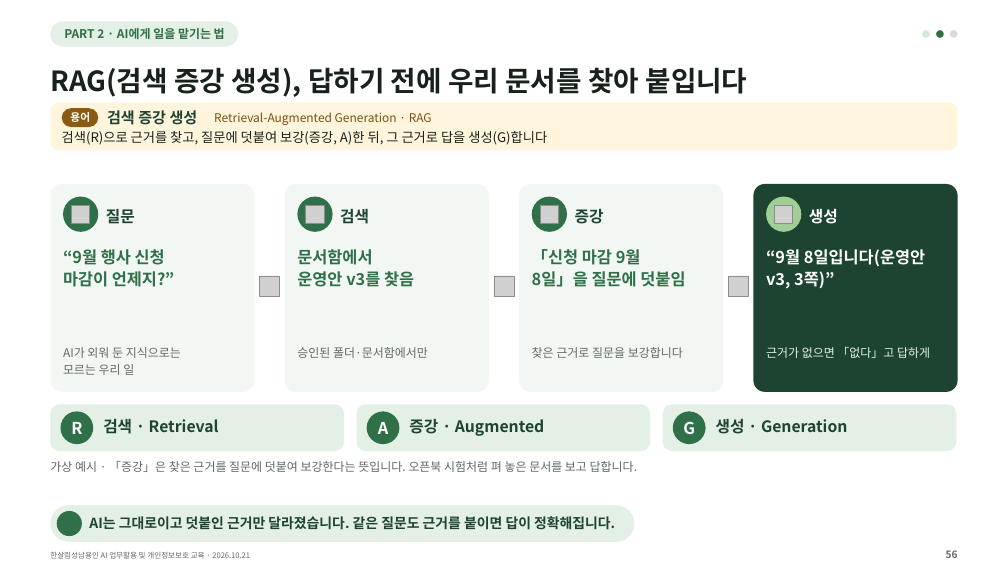
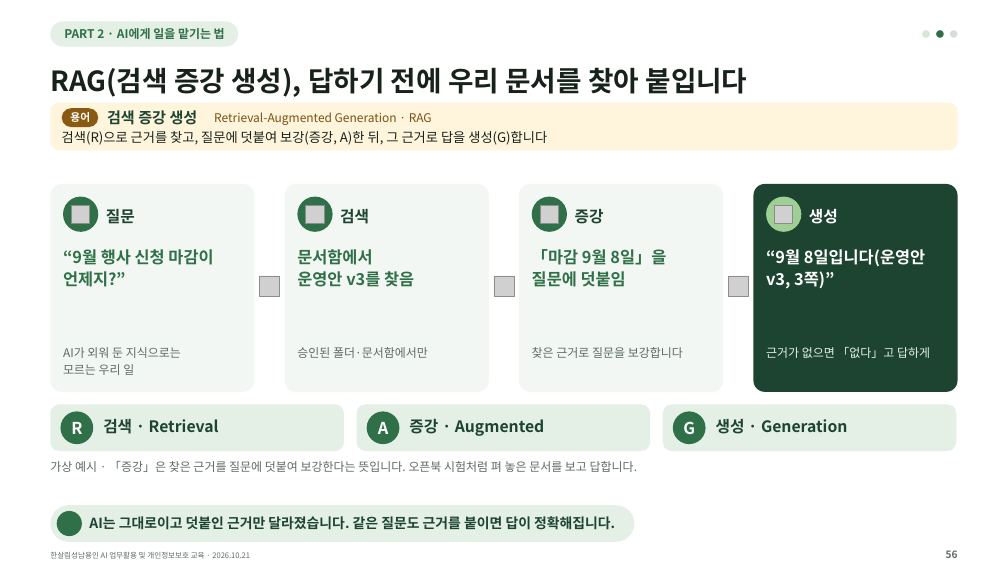
Before and after one commit to kscold/kscold-blog-version-2, a slide deck: slide 56 of apps/web/public/hansalim/files/한살림_AI교육_강의자료.pptx. Drawn at 1008x567 pixels with LibreOffice and Linux fonts; fonts in the diff are those of the drawing; grey boxes stand for pictures; background and template pictures are left out. Boxes give left, top, right and bottom in pixels: in the first picture for what was removed or moved away, otherwise in the second. Text is boxed around its words. In the diff, an @@ line names an element or a change of style, - is before the commit and + after.

```diff
--- a/apps/web/public/hansalim/files/한살림_AI교육_강의자료.pptx
+++ b/apps/web/public/hansalim/files/한살림_AI교육_강의자료.pptx
@@ text at bbox=[63, 249, 213, 287]: spaces changed @@
-“9월 행사 신청
-마감이 언제지?”
+“9월 행사 신청 마감이
+언제지?”
@@ text at bbox=[532, 249, 666, 287]: text changed @@
-「신청 마감 9월
-8일」을 질문에 덧붙임
+「마감 9월 8일」을
+질문에 덧붙임
```
Also in this commit, not shown: 61 other slides changed, 3 other files.
